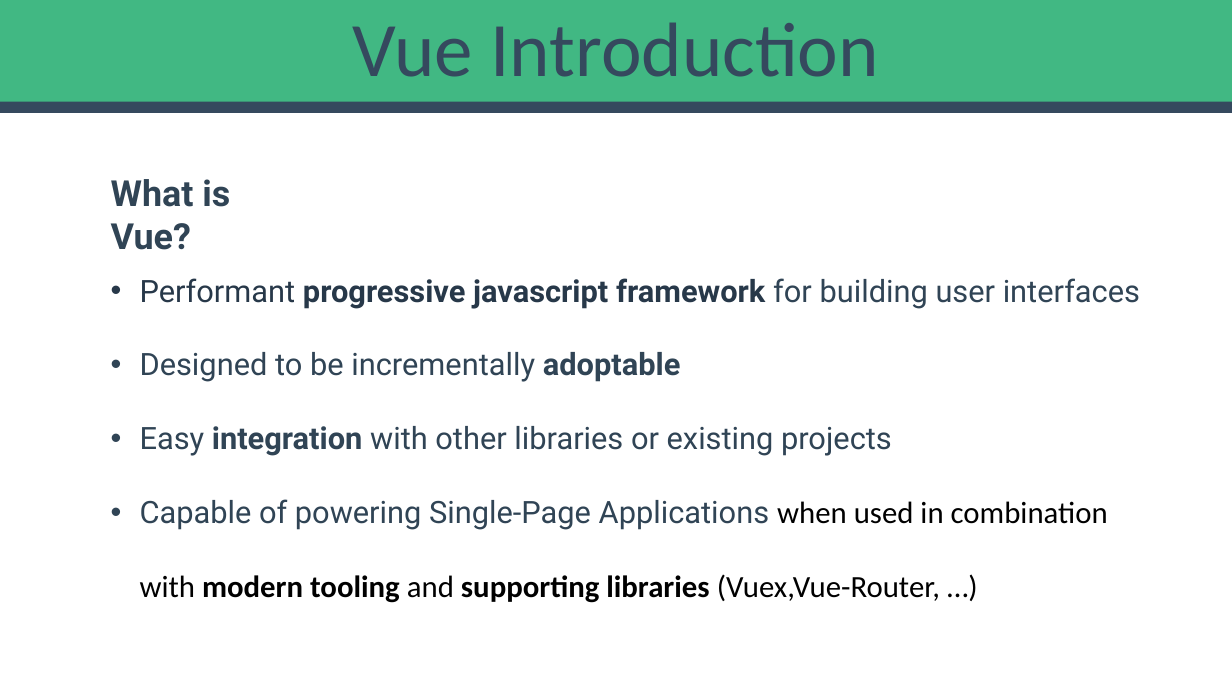
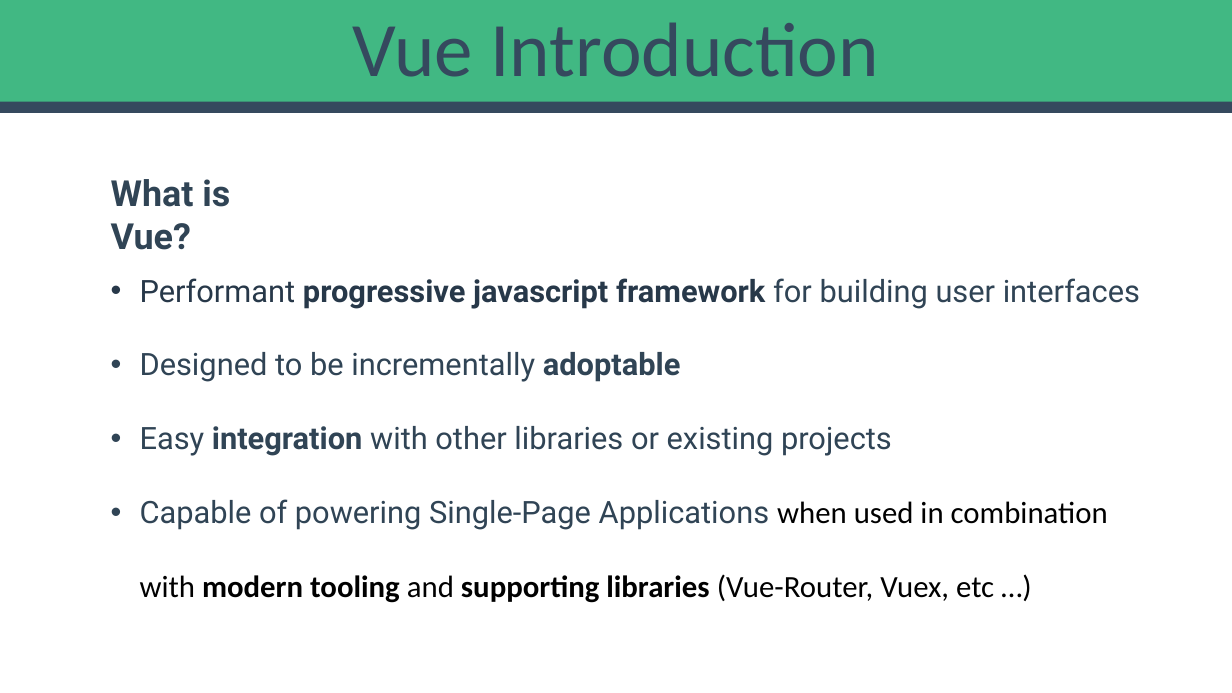
Before and after one commit to myprojectsfile/My-Vue-Course, a slide deck: slide 1 of Presentations/01 - Introduction/01 - What is Vue.js.pptx. Drawn at 1232x693 pixels with LibreOffice and Linux fonts; fonts in the diff are those of the drawing; background and template pictures are left out. Boxes give left, top, right and bottom in pixels: in the first picture for what was removed or moved away, otherwise in the second. Text is boxed around its words. In the diff, an @@ line names an element or a change of style, - is before the commit and + after.

Commit message:
Correct some typos in presentation

```diff
--- a/Presentations/01 - Introduction/01 - What is Vue.js.pptx
+++ b/Presentations/01 - Introduction/01 - What is Vue.js.pptx
@@ text at bbox=[140, 499, 1108, 603]: text changed @@
-• Capable of powering Single-Page Applications when used in combination with modern tooling and supporting libraries (Vuex,Vue-Router, …)
+• Capable of powering Single-Page Applications when used in combination with modern tooling and supporting libraries (Vue-Router, Vuex, etc …)
```
Also in this commit, not shown: 2 other slides changed, 1 other file.
